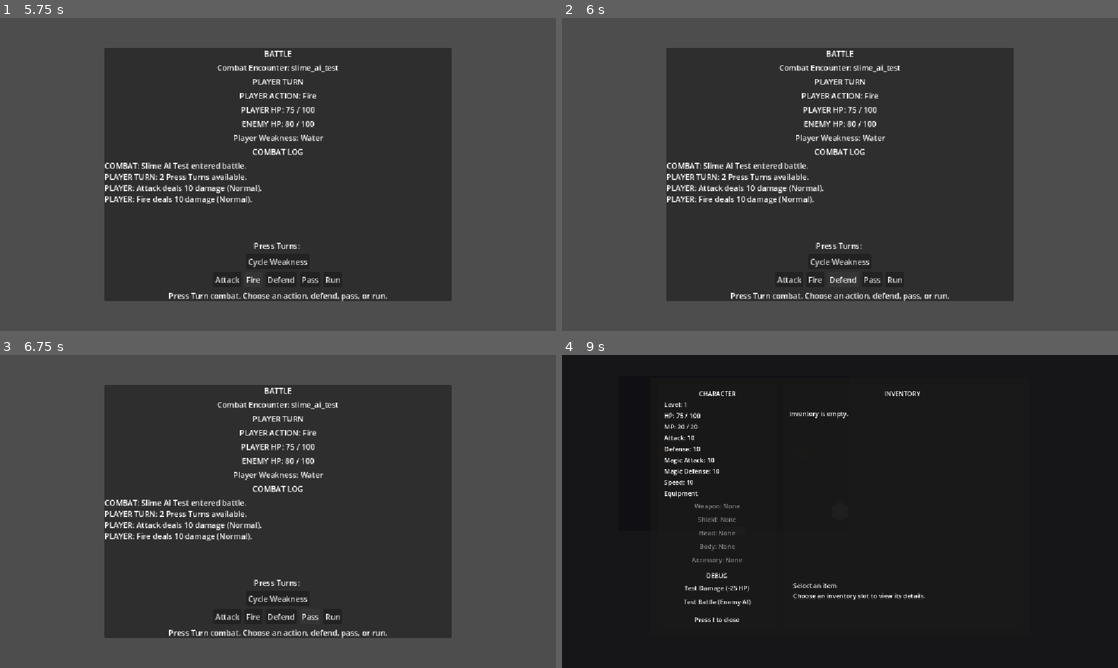
Above: before the commit, frames 1-4 (two rows, left to right).
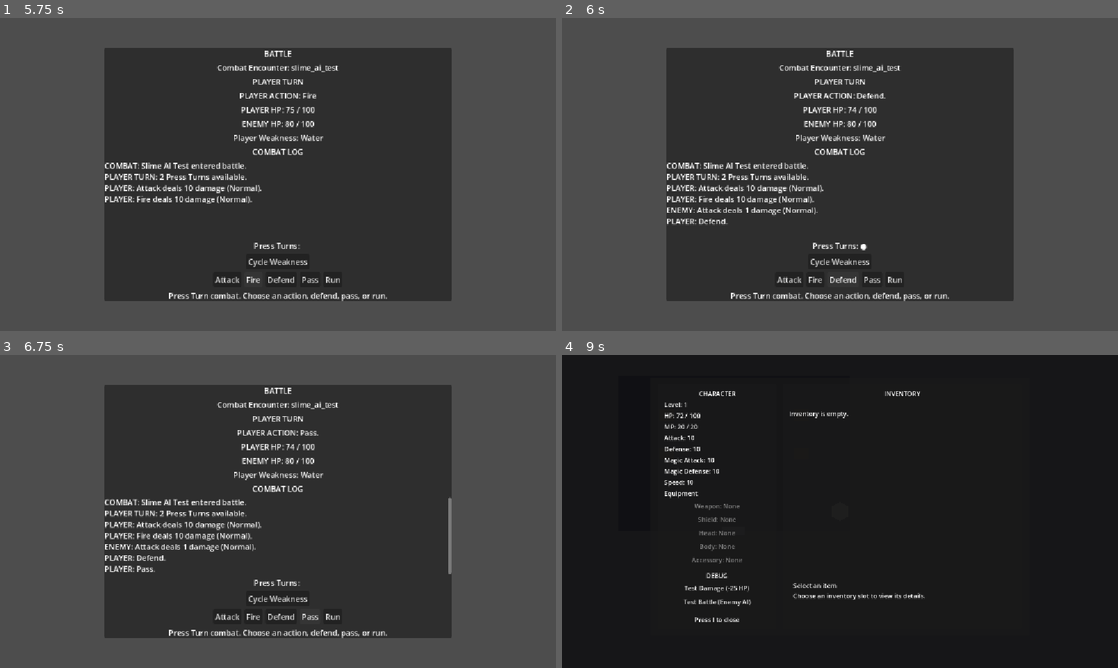
Above: after the commit, the same moments.

Repository: salexume94-pixel/Scripts
Game: Godot game, scene res://scenes/World.tscn
Two runs of this game, one before a commit and one after it. Both use one fixed random seed, a clock stepped at 60 frames per second and the inputs below.
Inputs:
- Up to frame 1 (5.75 s): tap Enter at 0.5 s; hold Right (ui_right) 0.53-1.28 s; tap E at 0.6 s; hold Down (ui_down) 1.28-2 s; tap I at 1.35 s; click "Test Damage (-25 HP)" at 2 s; click "Test Battle (Enemy AI)" at 2.75 s; click "Cycle Weakness" at 3.5 s; click "Attack" at 4.25 s; click "Fire" at 5 s
- Up to frame 2 (6 s): click "Defend" at 5.75 s
- Up to frame 3 (6.75 s): click "Pass" at 6.5 s
- Up to frame 4 (9 s): click "Run" at 7.25 s; tap Space at 8 s; hold Right (ui_right) 8.03-8.78 s; tap E at 8.1 s; tap Enter at 8.75 s; hold Up (ui_up) from 8.78 s (still down); tap I at 8.85 s

Frame 1 is identical in both runs. In frame 2, 0.7% of the frame differs, in the area x 18-59%, y 24-75%; in frame 3, 1.7%, in the area x 18-82%, y 24-70%; in frame 4, less than 0.1%.
Error before the commit: Invalid access to property or key 'weakness_selection_chance' on a base object of type 'Resource (EnemyBehaviorProfile)'. (res://systems/combat_manager.gd:442)

Commit message:
Restore Enemy AI weakness selection property

Diff:
--- a/enemies/enemy_behavior_profile.gd
+++ b/enemies/enemy_behavior_profile.gd
@@ -21,6 +21,10 @@
 ## Multiplier applied when an action targets a known Player weakness.
 @export_range(0.0, 9999.0) var weakness_priority: float = 1.0
 
+## Probability that a weakness-hunter selects from actions targeting the Player weakness.
+## The remaining probability is used for non-weakness actions.
+@export_range(0.0, 1.0) var weakness_selection_chance: float = 0.6666667
+
 ## Multiplier applied to actions that target an affinity other than Normal.
 ## Harmful reactions such as Resist, Null, Drain, and Repel can be avoided.
 @export_range(0.0, 9999.0) var unfavorable_affinity_multiplier: float = 0.25
